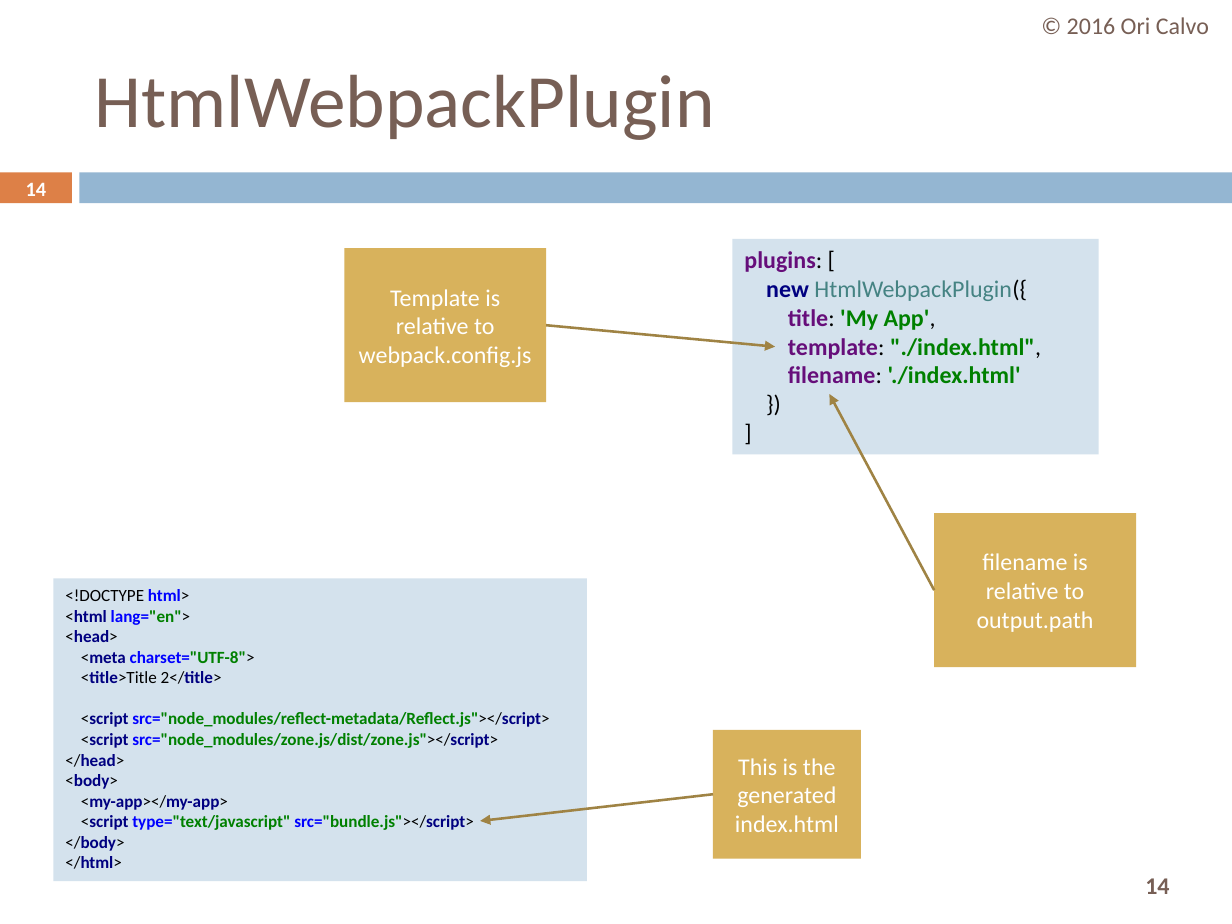
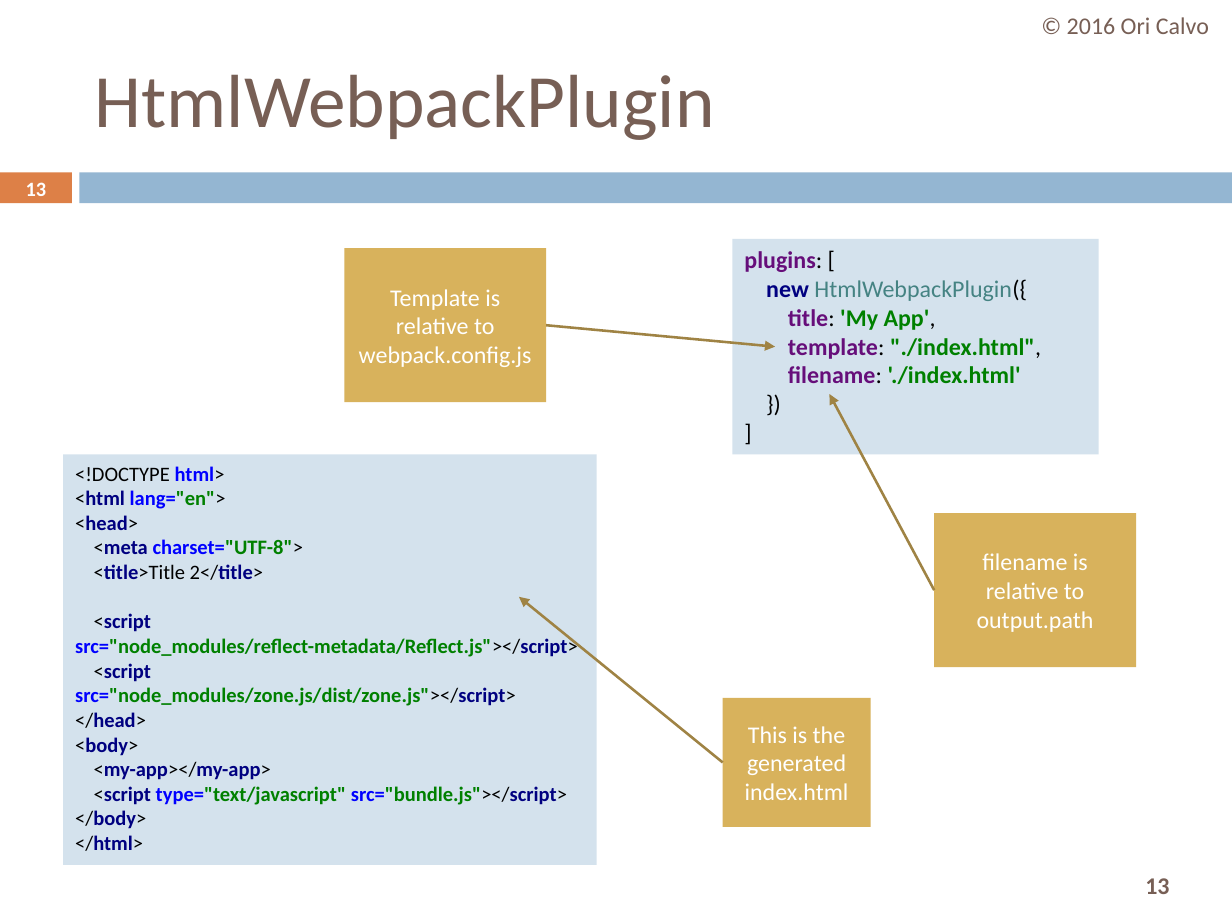
Before and after one commit to oricalvo/course-angular, a slide deck: slide 13 of PPTs/01 Build & Setup.pptx (slide 14 before the commit). Drawn at 1232x924 pixels with LibreOffice and Linux fonts; fonts in the diff are those of the drawing. Boxes give left, top, right and bottom in pixels: in the first picture for what was removed or moved away, otherwise in the second. Text is boxed around its words. In the diff, an @@ line names an element or a change of style, - is before the commit and + after.

```diff
--- a/PPTs/01 Build & Setup.pptx
+++ b/PPTs/01 Build & Setup.pptx
@@ page number at <box>26,182,47,196</box>: text changed @@
-14
+13
@@ rectangle "<!DOCTYPE html> <html lang="en"> <head> ...": place and size @@
-rectangle "<!DOCTYPE html> <html lang="en"> <head> ..." at <box>53,578,586,881</box>
+rectangle "<!DOCTYPE html> <html lang="en"> <head> ..." at <box>63,455,596,865</box>
@@ rectangle "<!DOCTYPE html> <html lang="en"> <head> ..." at <box>63,455,596,865</box>: size 10 to 12 pt @@
@@ arrow moved from (713, 795) - (480, 821) to (723, 763) - (519, 596) @@
@@ rectangle "This is the generated index.html": place and size @@
-rectangle "This is the generated index.html" at <box>713,729,861,859</box>
+rectangle "This is the generated index.html" at <box>723,699,871,828</box>
@@ page number at <box>1145,878,1169,894</box>: text changed @@
-14
+13
```
Also in this commit, not shown: 12 other slides changed, 3 slides added, 16 other files.
